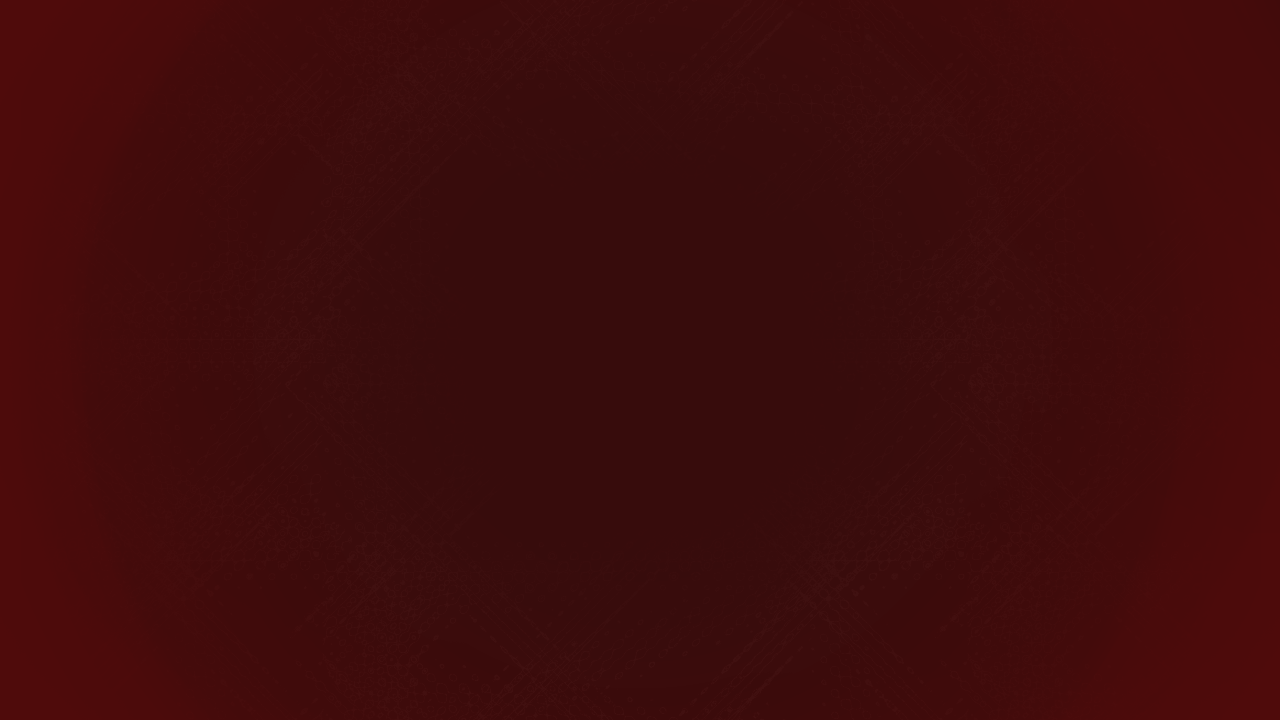
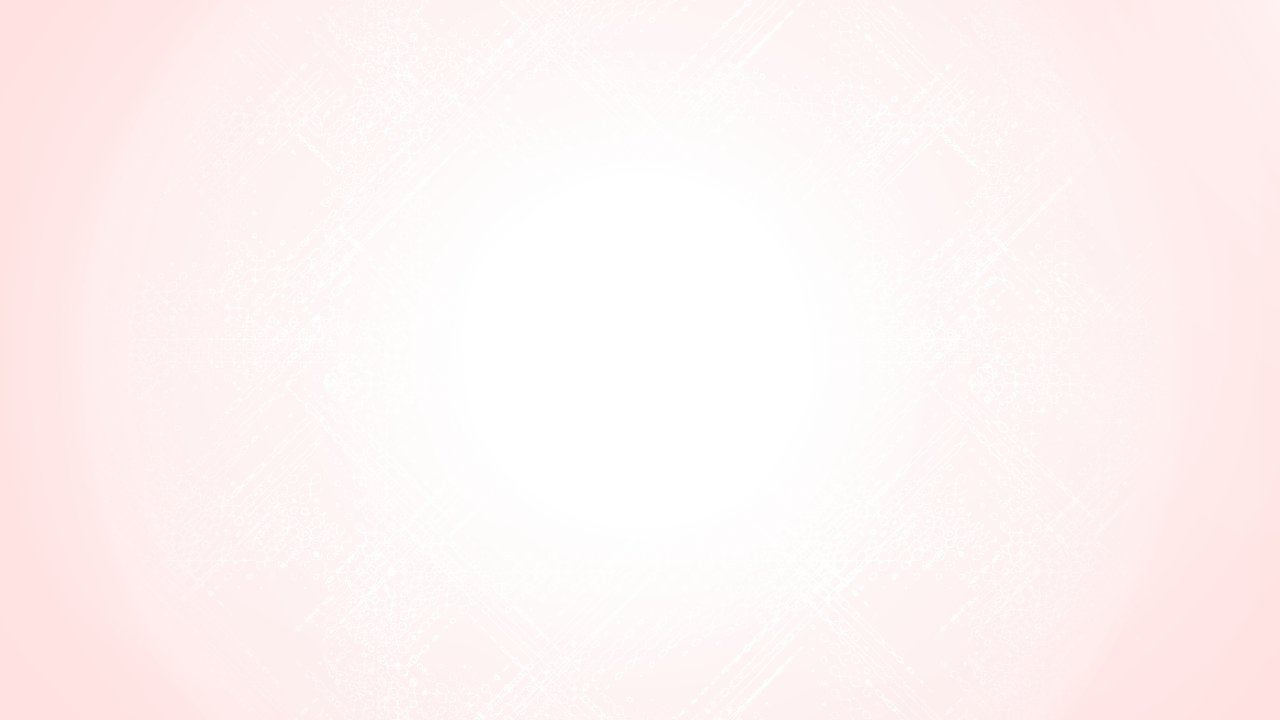
Revision of a layered 1280 × 720 image; what changed, layer by layer:
painted on "Layer 1" over [0, 0, 1280, 720]
hid "Background" over [0, 0, 1280, 720]
